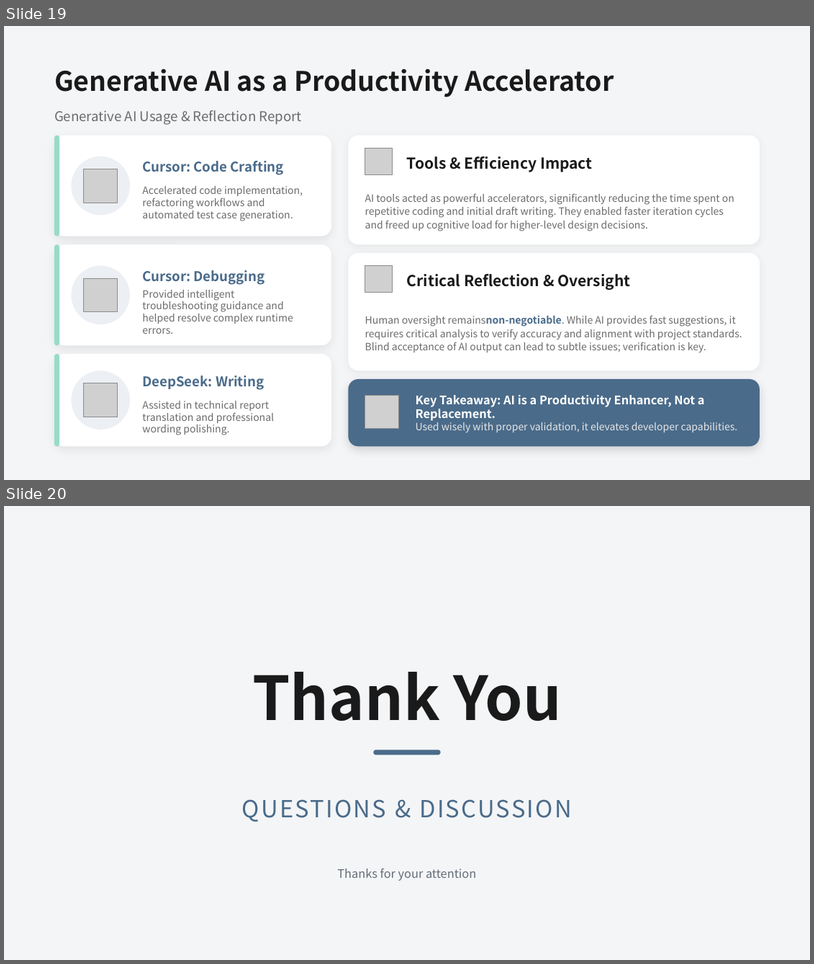
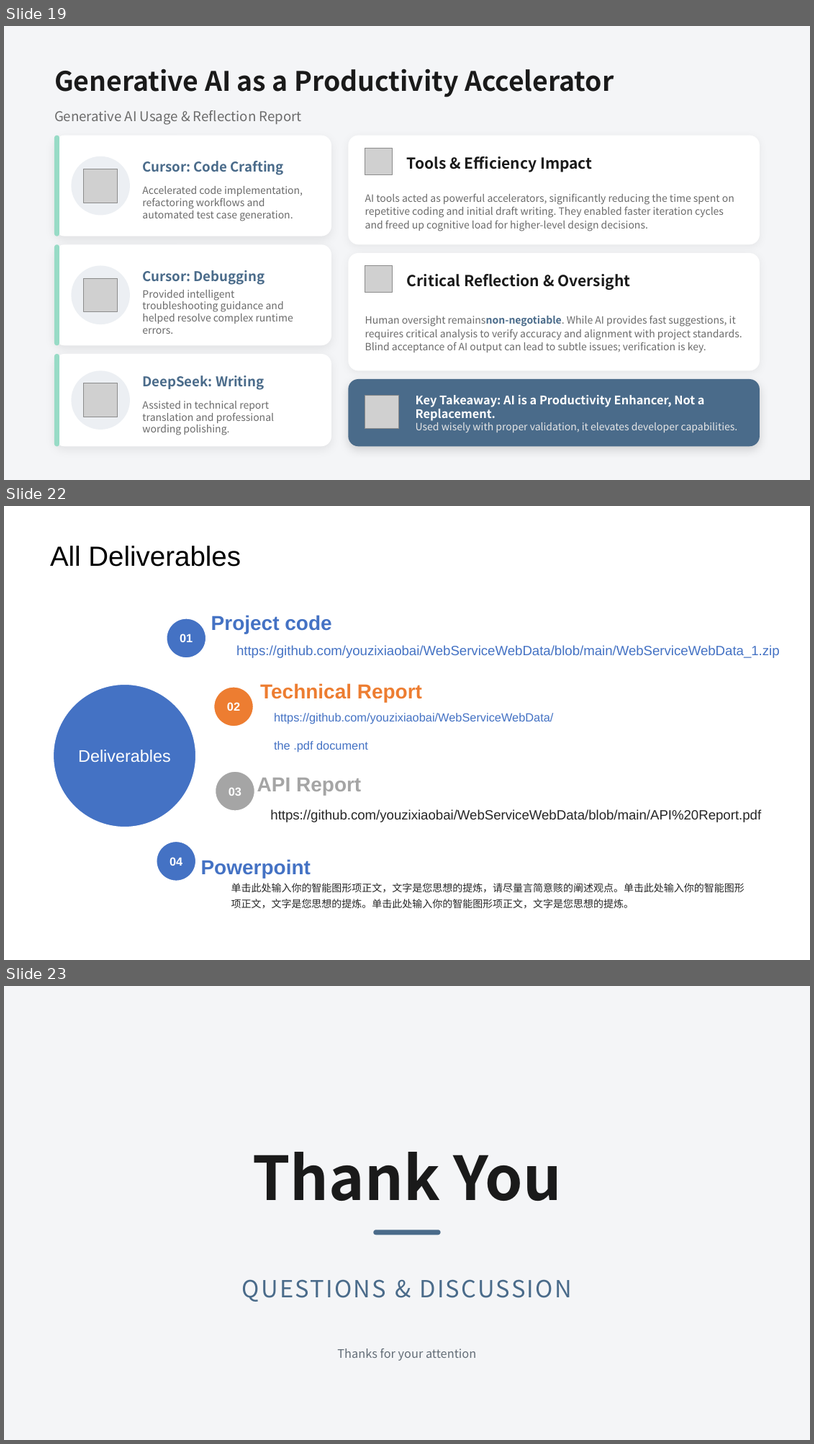
Before and after one commit to youzixiaobai/WebServiceWebData, a slide deck: Technical Report_ Book Library and Analytics API.pptx. Shown one above the other, each under a label of ours: slides 19 and 20 before the commit, slides 19, 22 and 23 after it; the slides between them are not shown. The pictures are 814x964 and 814x1444 pixels, drawn with LibreOffice and Linux fonts; fonts in the diff are those of the drawing; grey boxes stand for pictures. Boxes give left, top, right and bottom in pixels: in the first picture for what was removed or moved away, otherwise in the second. Text is boxed around its words. In the diff, an @@ line names an element or a change of style, - is before the commit and + after.

```diff
--- a/Technical Report_ Book Library and Analytics API.pptx
+++ b/Technical Report_ Book Library and Analytics API.pptx
@@ slide 22 added at [4, 506, 810, 960], background #FFFFFF @@
@@ title added at [50, 546, 241, 566], 33 pt, text #000000 @@
+All Deliverables
@@ freeform shape added at [35, 616, 244, 893], outline #808080 2 pt @@
@@ ellipse added at [166, 618, 206, 658], fill #4472C4, outline #DAE3F3 2 pt, 14 pt, text #FFFFFF, bold @@
+01
@@ text added at [211, 615, 332, 633], 24 pt, text #4472C4, bold @@
+Project code
@@ text added at [237, 645, 780, 658], 16 pt, text #4472C4 @@
+https://github.com/youzixiaobai/WebServiceWebData/blob/main/WebServiceWebData_1.zip
@@ ellipse added at [53, 684, 196, 827], fill #4472C4, outline #C7D5ED 2 pt, 20 pt, text #FFFFFF @@
+Deliverables
@@ ellipse added at [214, 686, 254, 726], fill #ED7D31, outline #FBE5D6 2 pt, 14 pt, text #FFFFFF, bold @@
+02
@@ text added at [260, 683, 422, 703], 24 pt, text #ED7D31, bold @@
+Technical Report
@@ text added at [274, 713, 553, 752], 14 pt, text #4472C4 @@
+https://github.com/youzixiaobai/WebServiceWebData/
+the .pdf document
@@ ellipse added at [215, 771, 255, 811], fill #A5A5A5, outline #EDEDED 2 pt, 14 pt, text #FFFFFF, bold @@
+03
@@ text added at [257, 777, 361, 795], 24 pt, text #A5A5A5, bold @@
+API Report
@@ text added at [270, 809, 761, 822], 16 pt, text #262626 @@
+https://github.com/youzixiaobai/WebServiceWebData/blob/main/API%20Report.pdf
@@ ellipse added at [157, 841, 196, 881], fill #4472C4, outline #DAE3F3 2 pt, 14 pt, text #FFFFFF, bold @@
+04
@@ text added at [201, 859, 311, 878], 24 pt, text #4472C4, bold @@
+Powerpoint
@@ text added at [232, 883, 745, 908], 12 pt, text #262626 @@
+单击此处输入你的智能图形项正文，文字是您思想的提炼，请尽量言简意赅的阐述观点。单击此处输入你的智能图形项正文，文字是您思想的提炼。单击此处输入你的智能图形项正文，文字是您思想的提炼。
@@ what was slide 20 is now slide 23 @@
```
Also in this commit, not shown: 2 other slides added.
